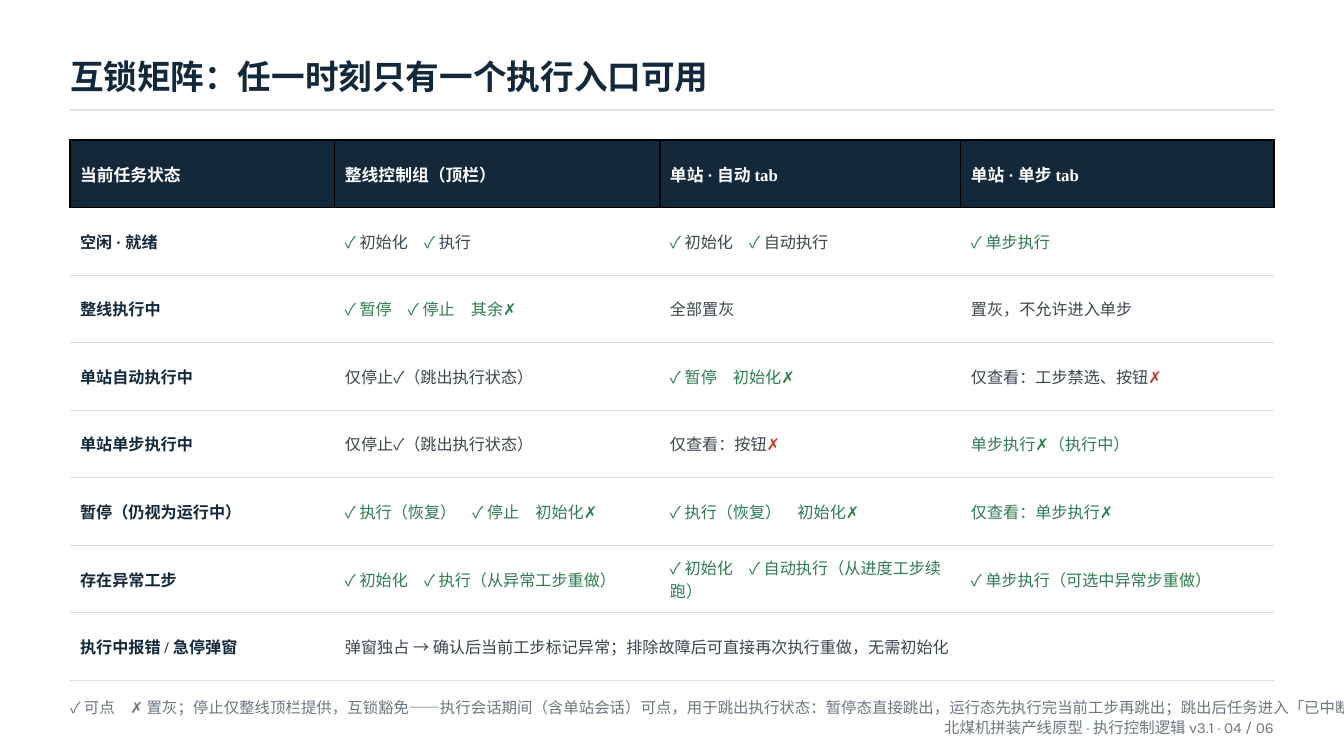
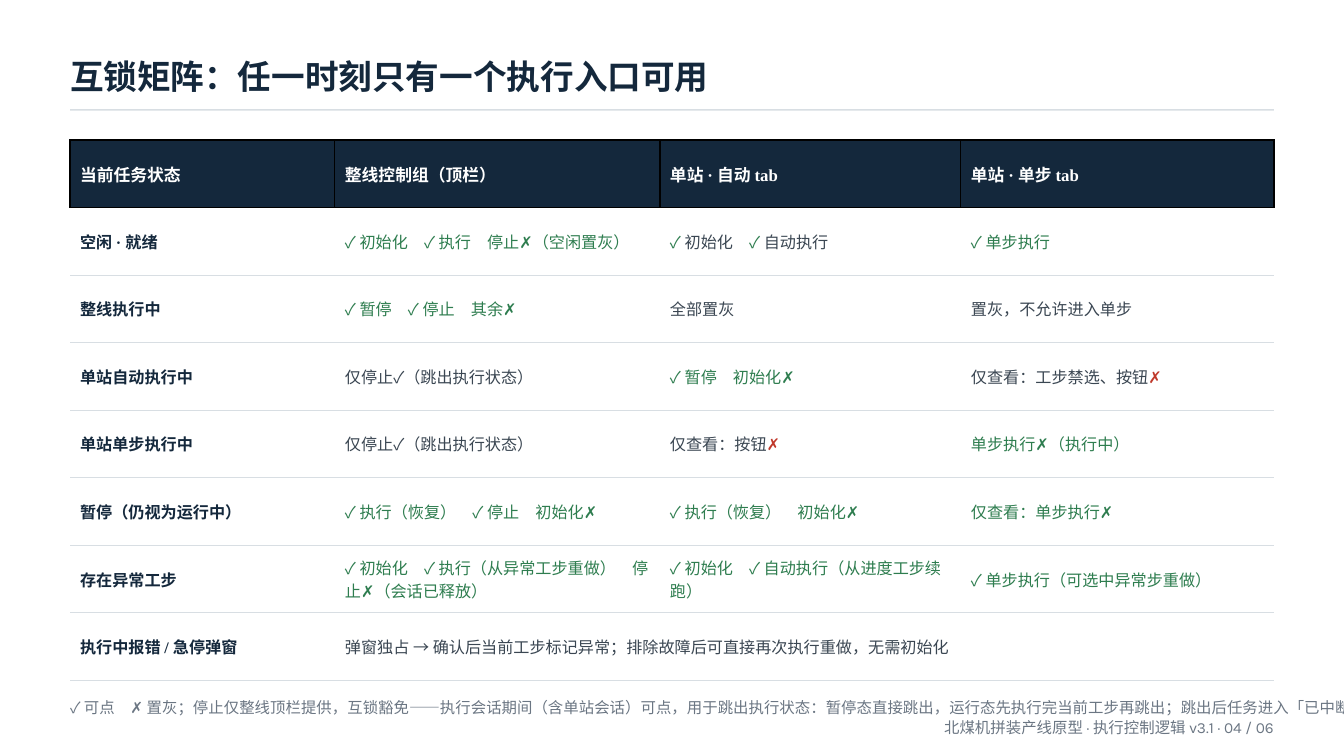
Before and after one commit to chenghe12581-ops/beimei-assembly-line-demo, a slide deck: slide 4 of docs/generated/execution-control-flow/执行按钮逻辑流程图.pptx. Drawn at 1344x756 pixels with LibreOffice and Linux fonts; fonts in the diff are those of the drawing. Boxes give left, top, right and bottom in pixels: in the first picture for what was removed or moved away, otherwise in the second. Text is boxed around its words. In the diff, an @@ line names an element or a change of style, - is before the commit and + after.

```diff
--- a/docs/generated/execution-control-flow/执行按钮逻辑流程图.pptx
+++ b/docs/generated/execution-control-flow/执行按钮逻辑流程图.pptx
@@ table at box(70, 140, 1275, 681) @@
-row 2, column 2: ✓ 初始化 ✓ 执行
+row 2, column 2: ✓ 初始化 ✓ 执行 停止✗（空闲置灰）
-row 7, column 2: ✓ 初始化 ✓ 执行（从异常工步重做）
+row 7, column 2: ✓ 初始化 ✓ 执行（从异常工步重做） 停止✗（会话已释放）
```
Also in this commit, not shown: 1 other file.
